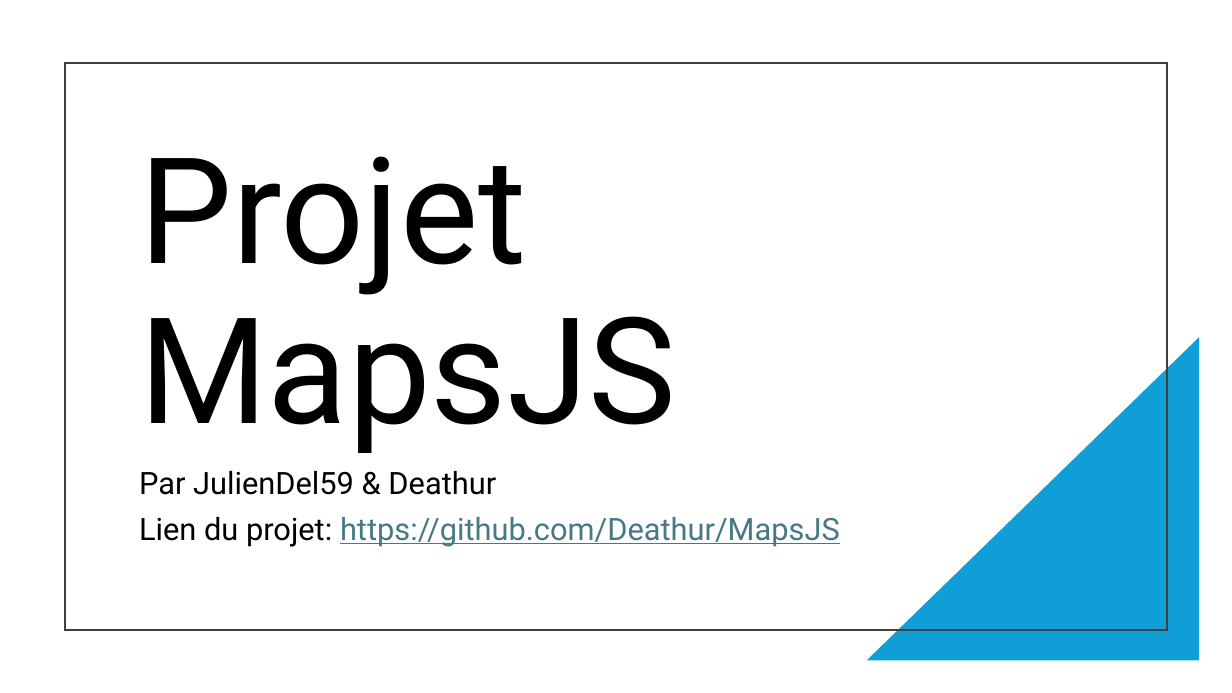
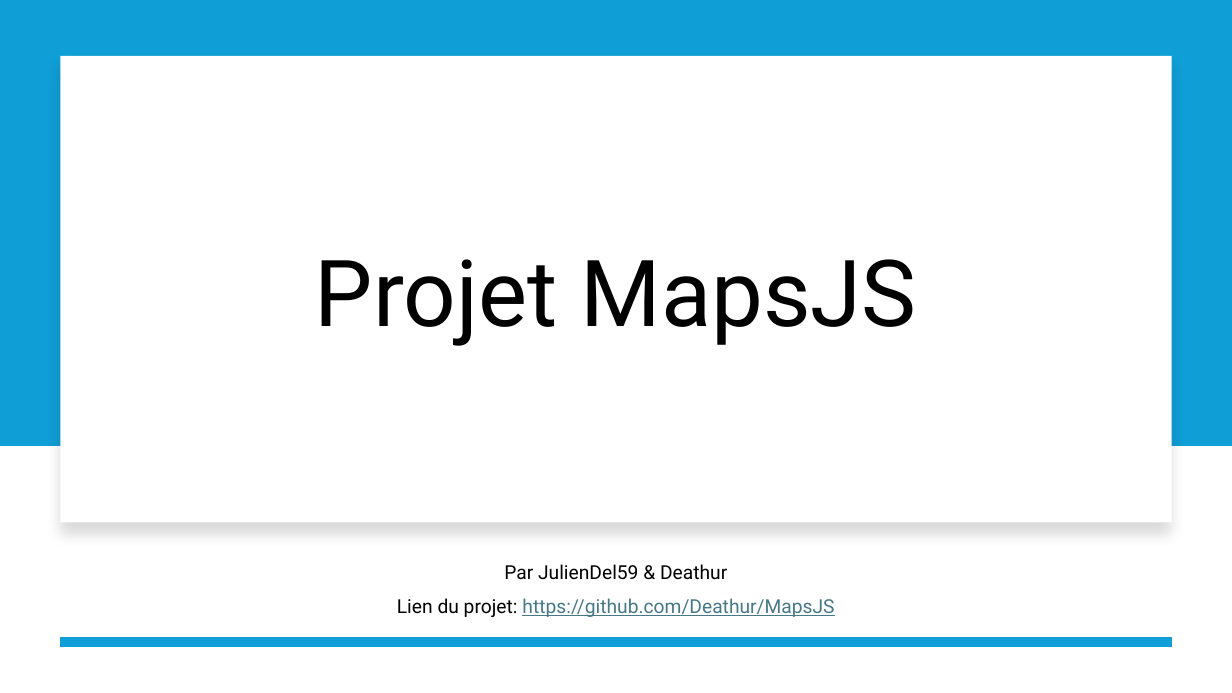
Before and after one commit to Deathur/MapsJS, a slide deck: slide 1 of Présentation Projet.pptx. Drawn at 1232x693 pixels with LibreOffice and Linux fonts; fonts in the diff are those of the drawing. Boxes give left, top, right and bottom in pixels: in the first picture for what was removed or moved away, otherwise in the second. Text is boxed around its words. In the diff, an @@ line names an element or a change of style, - is before the commit and + after.

Commit message:
projet update

```diff
--- a/Présentation Projet.pptx
+++ b/Présentation Projet.pptx
@@ rectangle added at <box>0,0,1232,446</box>, fill #0F9ED5 @@
@@ rectangle: place and size @@
-rectangle at <box>65,63,1167,629</box>
+rectangle at <box>60,55,1172,522</box>
@@ rectangle at <box>60,55,1172,522</box>: fill none to #FFFFFF; outline #404040 1.5 pt to none; shadow on @@
@@ title "Projet MapsJS": place and size @@
-title "Projet MapsJS" at <box>139,156,676,453</box>
+title "Projet MapsJS" at <box>315,259,916,346</box>
@@ title "Projet MapsJS" at <box>315,259,916,346</box>: size 115 to 72 pt; alignment left to centre; vertical alignment bottom to middle @@
@@ right triangle removed at <box>867,337,1200,661</box> @@
@@ subtitle "Par JulienDel59 & Deathur": place and size @@
-subtitle "Par JulienDel59 & Deathur" at <box>139,471,840,547</box>
+subtitle "Par JulienDel59 & Deathur" at <box>397,564,834,617</box>
@@ subtitle "Par JulienDel59 & Deathur" at <box>397,564,834,617</box>: size 24 to 15 pt; alignment left to centre; vertical alignment top to middle @@
@@ line added from (1172, 642) to (60, 642), #0F9ED5 8 pt @@
```
Also in this commit, not shown: 2 other slides changed.
